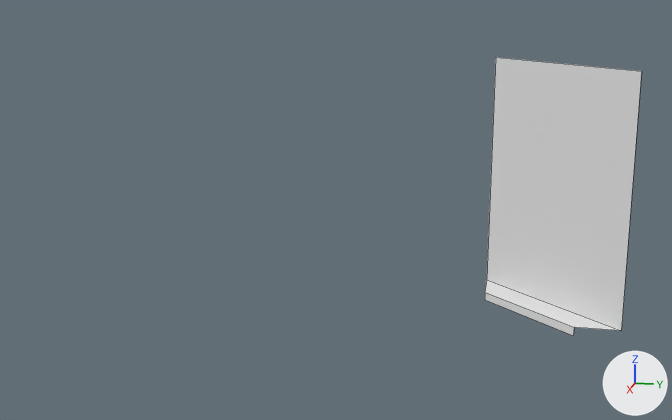
Renders of the FBX model Assets/Visuals3D/Environment/StorefrontCornerA.FBX from each side of a commit.
Before and after are seen from a 50 mm lens placed at (9.7, -1.23, 3.93), pointed at (-0.56, -3.28, 1.36). Lighting does not change. The marker at lower right points along +X, +Y and +Z. Mesh edges are drawn as thin lines.

The older version as bpy lines, for what is in view:
```python
me_mesh = bpy.data.meshes.new('Mesh')
me_mesh.from_pydata([(-1.87, 2.94, -0.37), (0.37, 2.94, -0.37), (-1.87, 0.0, -0.37), (0.37, 0.0, -0.37), (-1.5, 0.0, 0.0), (0.0, 0.0, 0.0), (-1.5, -0.1, 0.0), (0.0, -0.1, 0.0)], [], [(2, 3, 1, 0), (3, 2, 4, 5), (5, 4, 6, 7)])
ob_plane002 = bpy.data.objects.new('Plane002', me_mesh)
ob_plane002.location = (-0.75, -0.525, 0.063)
ob_plane002.rotation_euler = (1.571, 0.0, 0.785)  # degrees (90, 0, 45)
```
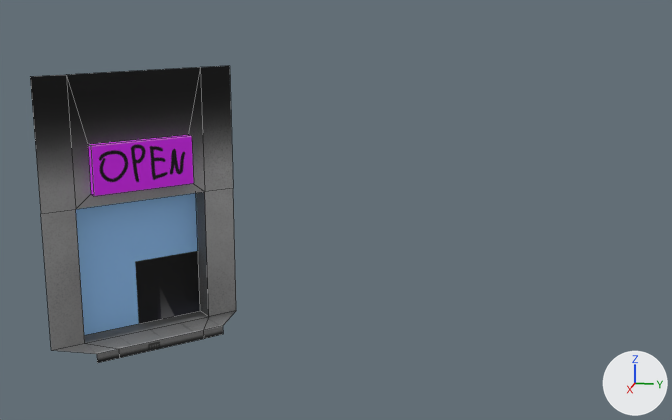
Patch to the scene script:
```diff
--- a/Assets/Visuals3D/Environment/StorefrontCornerA.FBX.py
+++ b/Assets/Visuals3D/Environment/StorefrontCornerA.FBX.py
@@ img_environtextures_png @@
+img_environtextures_png = load_image('Environtextures.png', '_unpacked/Environtextures.png', 1024, 1024, 'sRGB')
@@ img_windowsdoors_png @@
+img_windowsdoors_png = load_image('Windowsdoors.png', '_unpacked/Windowsdoors.png', 1024, 1024, 'sRGB')
@@ img_billboards_png @@
+img_billboards_png = load_image('Billboards.png', '_unpacked/Billboards.png', 1024, 1024, 'sRGB')
@@ mat_concrete @@
+mat_concrete = principled_material('Concrete')
+mat_concrete.texture = img_environtextures_png
+mat_concrete.roughness = 0.859
@@ mat_windows_doors @@
+mat_windows_doors = principled_material('Windows_Doors')
+mat_windows_doors.texture = img_windowsdoors_png
+mat_windows_doors.roughness = 0.859
@@ mat_billboards @@
+mat_billboards = principled_material('Billboards')
+mat_billboards.texture = img_billboards_png
+mat_billboards.roughness = 0.859
@@ me_mesh @@
 # used by ob_plane002; location = (-0.75, -0.525, 0.063); rotation_euler = (1.571, 0.0, 0.785), in degrees (90, 0, 45)
-me_mesh.from_pydata(...)  # 8 vertices, 3 faces; spans x -1.87..0.37, y -0.1..2.94, z -0.37..0.0
+me_mesh.from_pydata(...)  # 32 vertices, 24 faces; spans x -1.87..0.37, y -0.1..2.94, z -0.6..0.0
+# me_mesh part 1
+# 3 faces are deleted
+# 19 vertices are added at x -1.87..0.37, y -0.1..2.94, z -0.6..0.0
+# 5 new vertices lie (1.5, 0.0, 0.0) away from vertices in x -1.5, y 0.0..2.94, z -0.6..-0.37
+# 5 new faces join them, mat_billboards (picture img_billboards_png)
+# 18 new faces join them, mat_concrete (picture img_environtextures_png)
+# 1 new face joins them, mat_windows_doors (picture img_windowsdoors_png)
+me_mesh.materials.append(mat_concrete)  # picture img_environtextures_png
+me_mesh.materials.append(mat_windows_doors)  # picture img_windowsdoors_png
+me_mesh.materials.append(mat_billboards)  # picture img_billboards_png
@@ ob_plane002 @@
 ob_plane002 = bpy.data.objects.new('Plane002', me_mesh)
-ob_plane002.location = (-0.75, -0.525, 0.063)
-ob_plane002.rotation_euler = (1.571, 0.0, 0.785)  # degrees (90, 0, 45)
+ob_plane002.location = (0.0, -4.5, 0.063)
+ob_plane002.rotation_euler = (1.571, 0.0, 2.356)  # degrees (90, 0, 135)
```

Boxes (x1, y1, x2, y2) around the edits, measured in the pictures (672 x 420 px):
'Plane002', reshaped, moved, turned
    before: (485, 57, 642, 336)
    after: (30, 66, 236, 363)
